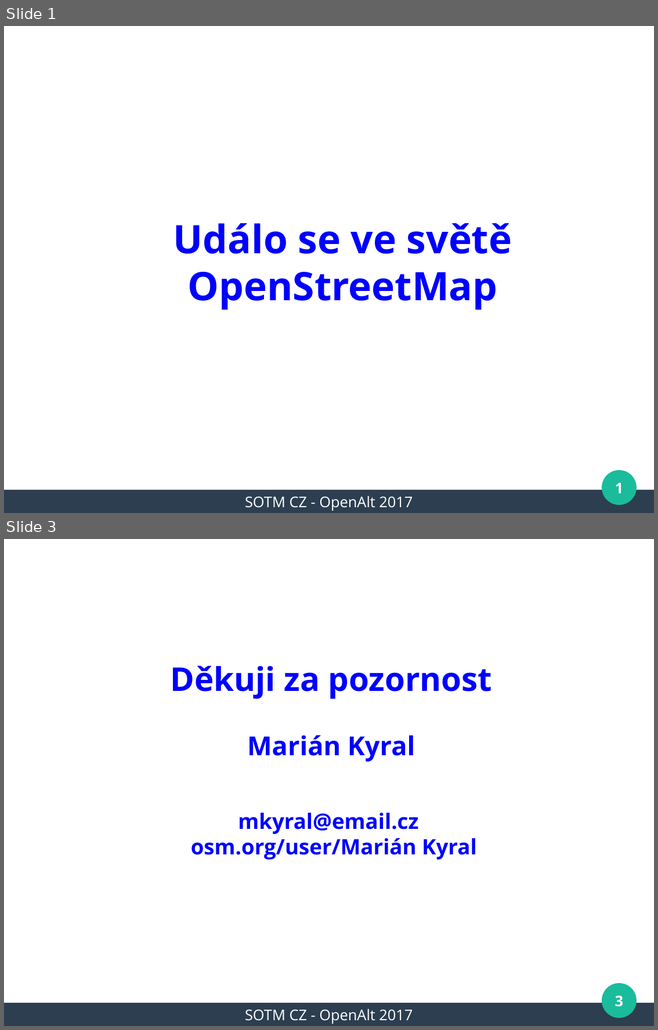
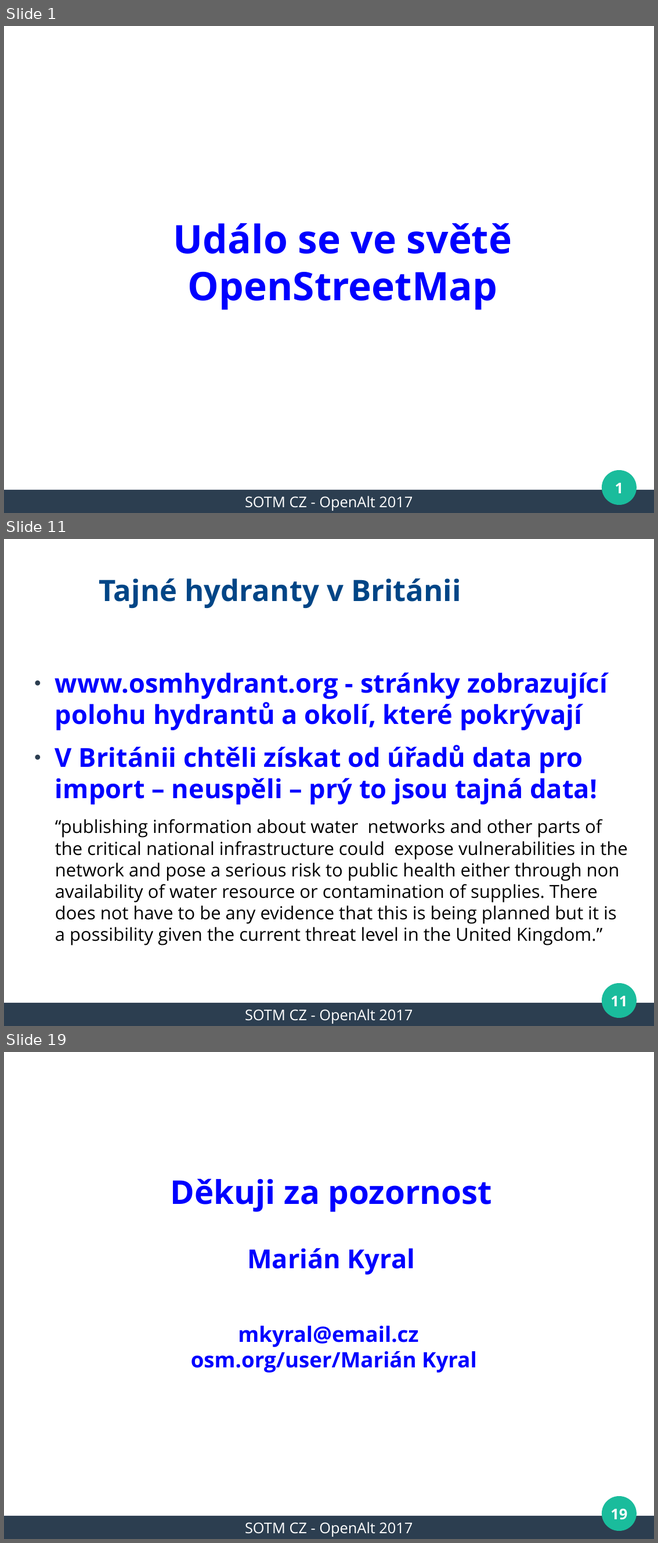
Before and after one commit to mkyral/osm, a slide deck: prezentace/SOTM_CZ_2017/mkyral_WeeklyOSM.odp. Shown one above the other, each under a label of ours: slides 1 and 3 before the commit, slides 1, 11 and 19 after it; the slides between them are not shown. The pictures are 658x1030 and 658x1543 pixels, drawn with LibreOffice and Linux fonts; fonts in the diff are those of the drawing; background and template pictures are left out. Boxes give left, top, right and bottom in pixels: in the first picture for what was removed or moved away, otherwise in the second. Text is boxed around its words. In the diff, an @@ line names an element or a change of style, - is before the commit and + after.

```diff
--- a/prezentace/SOTM_CZ_2017/mkyral_WeeklyOSM.odp
+++ b/prezentace/SOTM_CZ_2017/mkyral_WeeklyOSM.odp
@@ slide 11 added at bbox=[4, 539, 654, 1026], background #FFFFFF; not listed: 3 template elements that a slide beside it also shows @@
@@ title added at bbox=[99, 578, 461, 609], 36 pt, text #004586, bold @@
+Tajné hydranty v Británii
@@ text added at bbox=[55, 672, 627, 946], 22 pt, text #000000 @@
+● www.osmhydrant.org - stránky zobrazující polohu hydrantů a okolí, které pokrývají
+● V Británii chtěli získat od úřadů data pro import – neuspěli – prý to jsou tajná data!
+“publishing information about water networks and other parts of the critical national infrastructure could expose vulnerabilities in the network and pose a serious risk to public health either through non availability of water resource or contamination of supplies. There does not have to be any evidence that this is being planned but it is a possibility given the current threat level in the United Kingdom.”
@@ page number added at bbox=[610, 996, 627, 1006], 18 pt, text #FFFFFF, bold @@
+11
@@ text added at bbox=[245, 1009, 412, 1024], 18 pt, text #FFFFFF @@
+SOTM CZ - OpenAlt 2017
@@ what was slide 3 is now slide 19 @@
@@ page number at bbox=[610, 1508, 627, 1520]: text changed @@
-3
+19
```
Also in this commit, not shown: 1 slide changed, 15 other slides added.
